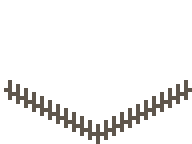
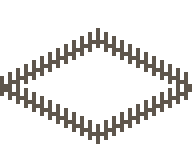
Layer changes from the first 192px x 144px image to the second:
showed "N" over [96, 28, 192, 88]
painted on "S" over [0, 76, 4, 96]
showed "W", painted on it over [0, 28, 100, 96]
